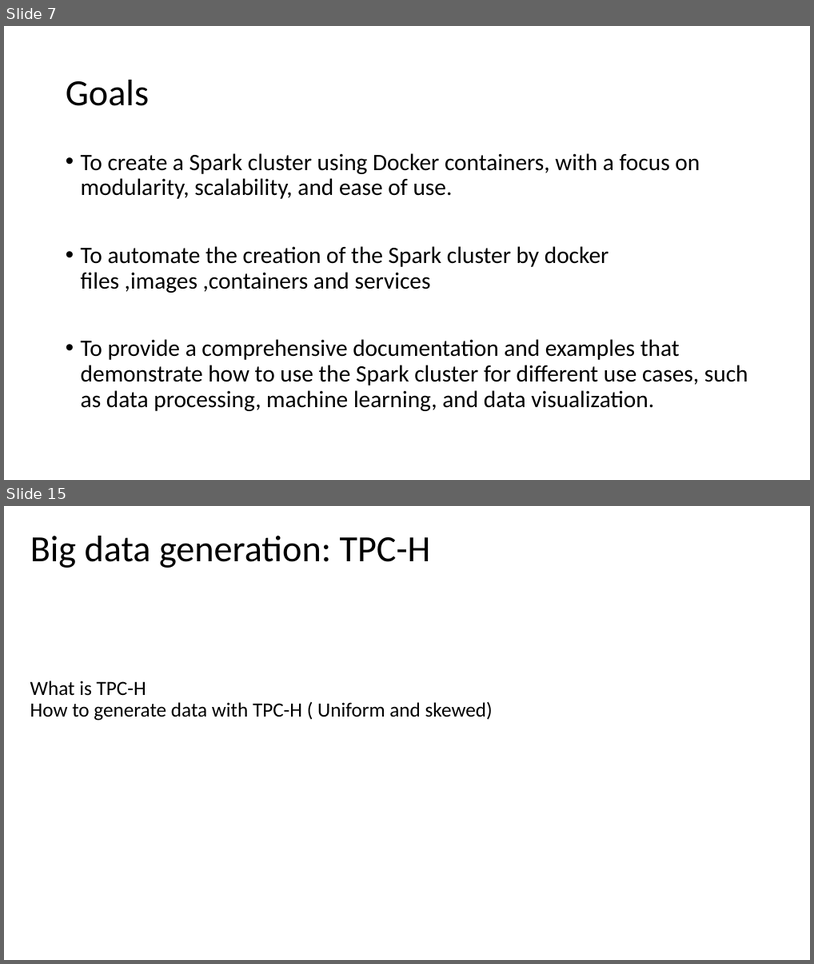
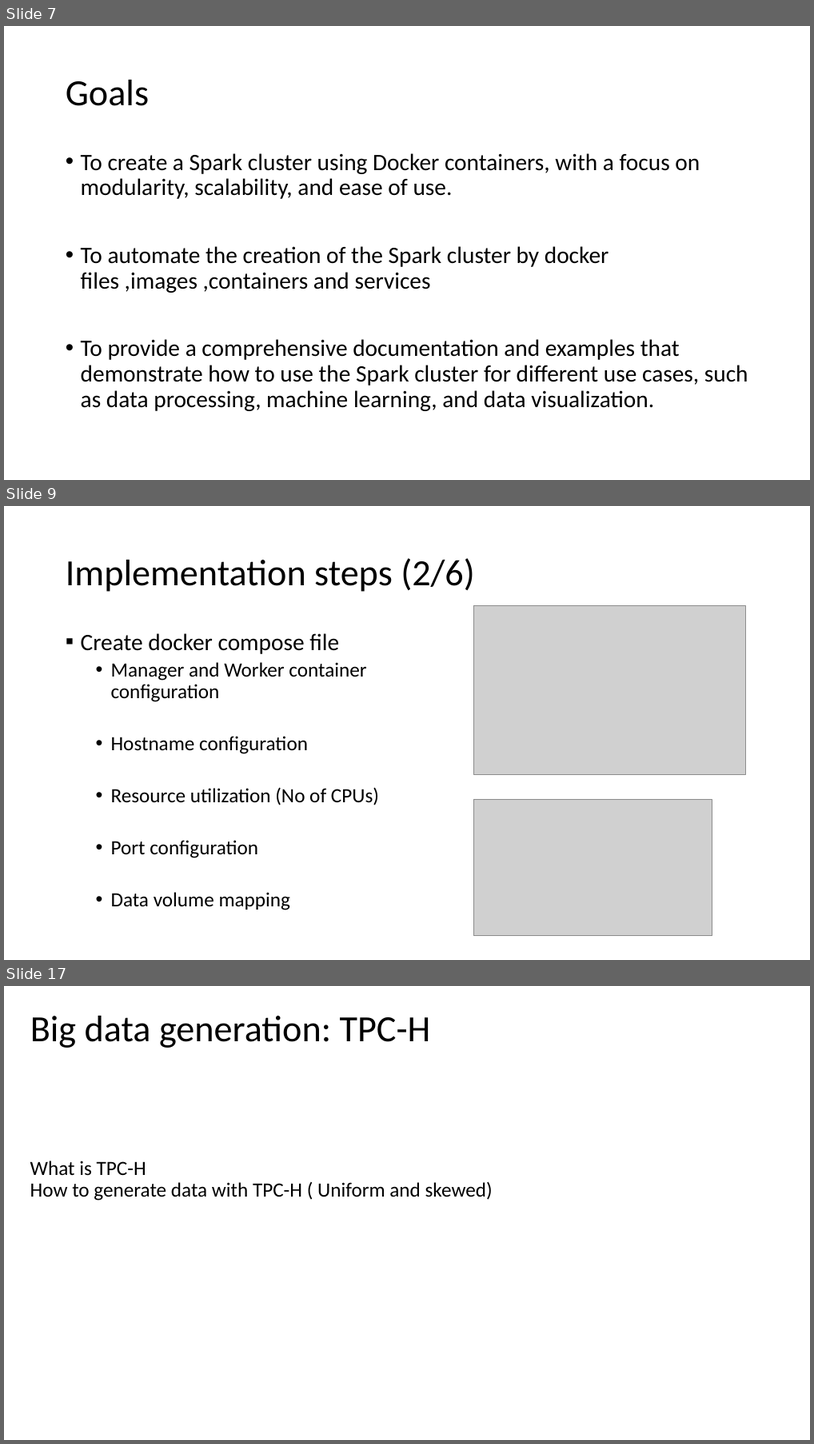
Before and after one commit to gprasad09/Apache-Spark-Cluster-Project, a slide deck: misc/ProjectReports-In progress/TermProject.pptx. Shown one above the other, each under a label of ours: slides 7 and 15 before the commit, slides 7, 9 and 17 after it; the slides between them are not shown. The pictures are 814x964 and 814x1444 pixels, drawn with LibreOffice and Linux fonts; fonts in the diff are those of the drawing; grey boxes stand for pictures. Boxes give left, top, right and bottom in pixels: in the first picture for what was removed or moved away, otherwise in the second. Text is boxed around its words. In the diff, an @@ line names an element or a change of style, - is before the commit and + after.

```diff
--- a/misc/ProjectReports-In progress/TermProject.pptx
+++ b/misc/ProjectReports-In progress/TermProject.pptx
@@ slide 9 added at (4,506,810,960), background #FFFFFF @@
@@ title added at (66,558,475,592), 44 pt, text #000000 @@
+Implementation steps (2/6)
@@ picture added at (474,605,746,774) @@
@@ text added at (81,633,379,910), 24 pt, text #000000 @@
+▪ Create docker compose file
+  • Manager and Worker container configuration
+  • Hostname configuration
+  • Resource utilization (No of CPUs)
+  • Port configuration
+  • Data volume mapping
@@ picture added at (474,799,713,936) @@
@@ what was slide 15 is now slide 17 @@
```
Also in this commit, not shown: 6 slides changed, 2 other slides added, 2 slides removed, 1 other file.
